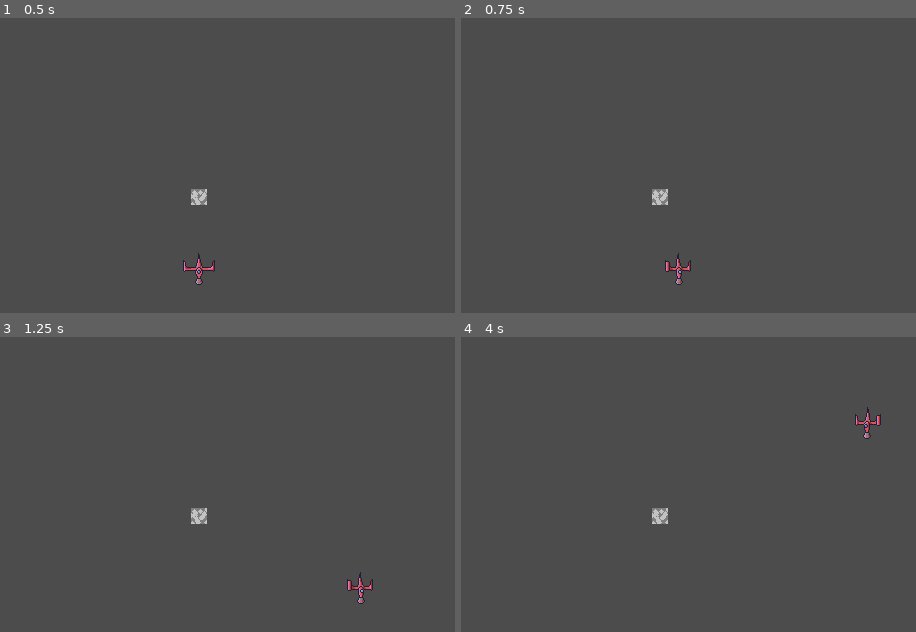
Above: before the commit, frames 1-4 (two rows, left to right).
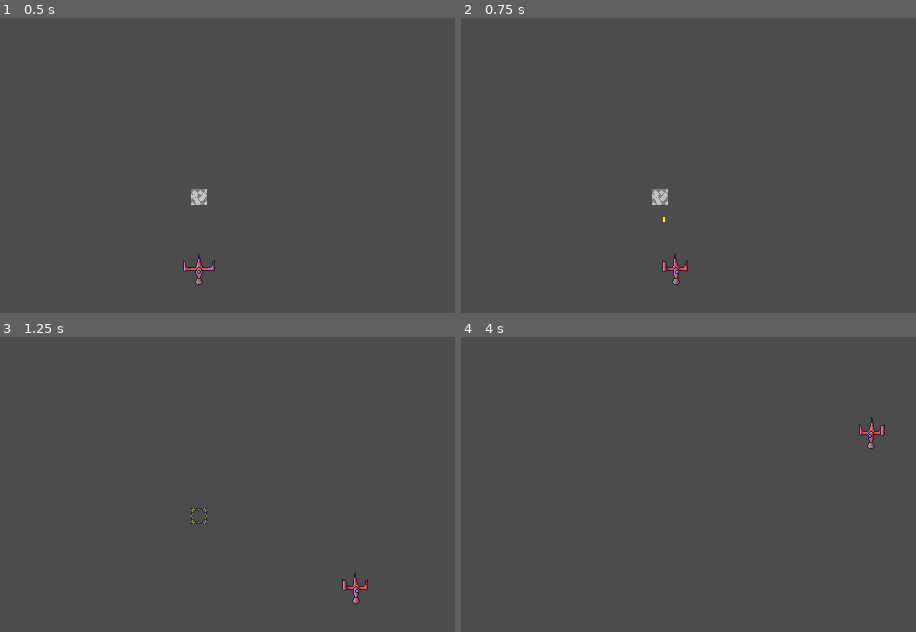
Above: after the commit, the same moments.

Repository: asge1775/Galaga
Game: Godot game, scene res://Scenes/mainD.tscn
Same seed, same stepped clock (60 frames per second), same inputs: the game is played once before the commit and once after it.
Inputs:
- Up to frame 1 (0.5 s): no input
- Up to frame 2 (0.75 s): tap Enter at 0.5 s; hold Right (ui_right) from 0.53 s (still down); tap Space (ui_action, bound only after the commit) at 0.6 s
- Up to frame 3 (1.25 s): keep holding Right (ui_right)
- Up to frame 4 (4 s): release Right (ui_right) at 1.28 s; hold Down (ui_down) 1.28-2.03 s; tap Space (ui_action, bound only after the commit) at 1.35, 2, 2.1, 2.85, 3.5, 3.6 s; hold Right (ui_right) 2.03-2.78 s; tap Enter at 2.75 s; hold Up (ui_up) 2.78-3.53 s; hold Left (ui_left) from 3.53 s (still down)

Frame 1 is identical in both runs. In frame 2, 0.3% of the frame differs, in the area x 44-51%, y 67-91%; in frame 3, 0.5%; in frame 4, 0.6%, in the area x 41-94%, y 23-64%.

Commit message:
Pew Pew

Diff:
--- /dev/null
+++ b/Effects/ExplosionEffect.gd
@@ -0,0 +1,13 @@
+extends Node2D
+
+onready var animatedSprite = $AnimatedSprite
+
+func _ready():
+	animatedSprite.frame = 0
+	animatedSprite.play("Animate")
+
+
+
+
+func _on_AnimatedSprite_animation_finished():
+	queue_free()
--- /dev/null
+++ b/Effects/ExplosionEffect.tscn
@@ -0,0 +1,45 @@
+[gd_scene load_steps=10 format=2]
+
+[ext_resource path="res://Effects/Explosion.png" type="Texture" id=1]
+[ext_resource path="res://Effects/ExplosionEffect.gd" type="Script" id=2]
+
+[sub_resource type="AtlasTexture" id=1]
+atlas = ExtResource( 1 )
+region = Rect2( 0, 0, 16, 16 )
+
+[sub_resource type="AtlasTexture" id=2]
+atlas = ExtResource( 1 )
+region = Rect2( 16, 0, 16, 16 )
+
+[sub_resource type="AtlasTexture" id=3]
+atlas = ExtResource( 1 )
+region = Rect2( 32, 0, 16, 16 )
+
+[sub_resource type="AtlasTexture" id=4]
+atlas = ExtResource( 1 )
+region = Rect2( 48, 0, 16, 16 )
+
+[sub_resource type="AtlasTexture" id=5]
+atlas = ExtResource( 1 )
+region = Rect2( 64, 0, 16, 16 )
+
+[sub_resource type="AtlasTexture" id=6]
+atlas = ExtResource( 1 )
+region = Rect2( 80, 0, 16, 16 )
+
+[sub_resource type="SpriteFrames" id=7]
+animations = [ {
+"frames": [ SubResource( 1 ), SubResource( 2 ), SubResource( 3 ), SubResource( 4 ), SubResource( 5 ), SubResource( 6 ) ],
+"loop": false,
+"name": "Animate",
+"speed": 12.0
+} ]
+
+[node name="ExplosionEffect" type="Node2D"]
+script = ExtResource( 2 )
+
+[node name="AnimatedSprite" type="AnimatedSprite" parent="."]
+frames = SubResource( 7 )
+animation = "Animate"
+frame = 5
+[connection signal="animation_finished" from="AnimatedSprite" to="." method="_on_AnimatedSprite_animation_finished"]
--- a/Enviroment/Astroid.gd
+++ b/Enviroment/Astroid.gd
@@ -1,16 +1,13 @@
 extends Node2D
 
+func create_explosion_effect():
+	var world = get_tree().current_scene
+	var ExplosionEffect = load("res://Effects/ExplosionEffect.tscn")
+	var explosionEffect = ExplosionEffect.instance()
 
-# Declare member variables here. Examples:
-# var a = 2
-# var b = "text"
+	world.add_child(explosionEffect)
+	explosionEffect.global_position = global_position
 
-
-# Called when the node enters the scene tree for the first time.
-func _ready():
-	pass # Replace with function body.
-
-
-# Called every frame. 'delta' is the elapsed time since the previous frame.
-#func _process(delta):
-#	pass
+func _on_Hurtbox_area_entered(area):
+	create_explosion_effect()
+	queue_free()
--- a/Enviroment/Astroid.tscn
+++ b/Enviroment/Astroid.tscn
@@ -17,5 +17,6 @@
 
 [node name="CollisionShape2D" parent="Hurtbox" index="0"]
 shape = SubResource( 1 )
+[connection signal="area_entered" from="Hurtbox" to="." method="_on_Hurtbox_area_entered"]
 
 [editable path="Hurtbox"]
--- a/Player/Shootie.gd
+++ b/Player/Shootie.gd
@@ -1 +1,12 @@
-extends Node2D
+extends KinematicBody2D
+
+var speed = 500
+var velocity = Vector2.ZERO
+
+
+func _physics_process(delta):
+	velocity.y = speed * -1
+	move_and_slide(velocity)
+
+func _on_VisibilityNotifier2D_screen_exited():
+	queue_free()
--- a/Player/Shootie.tscn
+++ b/Player/Shootie.tscn
@@ -7,8 +7,11 @@
 [sub_resource type="RectangleShape2D" id=1]
 extents = Vector2( 1, 3 )
 
-[node name="Shootie" type="Node2D"]
+[node name="Shootie" type="KinematicBody2D"]
 script = ExtResource( 3 )
+
+[node name="VisibilityNotifier2D" type="VisibilityNotifier2D" parent="."]
+rect = Rect2( -1, -2.5, 2, 5 )
 
 [node name="Sprite" type="Sprite" parent="."]
 texture = ExtResource( 2 )
@@ -17,5 +20,7 @@
 
 [node name="CollisionShape2D" parent="Shootbox" index="0"]
 shape = SubResource( 1 )
+[connection signal="screen_exited" from="VisibilityNotifier2D" to="." method="_on_VisibilityNotifier2D_screen_exited"]
+[connection signal="body_entered" from="Shootbox" to="." method="_on_Shootbox_body_entered"]
 
 [editable path="Shootbox"]
--- a/Player/player.gd
+++ b/Player/player.gd
@@ -13,7 +13,8 @@
 
 enum{
 	MOVE,
-	ROLL
+	ROLL,
+	SHOOT
 }
 
 var velocity = Vector2.ZERO
@@ -25,6 +26,8 @@
 			moveState(delta)
 		ROLL:
 			rollState(delta)
+		SHOOT:
+			shootState(delta)
 
 func moveState(delta):
 		# Calculerer input og hatighed
@@ -50,10 +53,22 @@
 
 	if Input.is_action_just_pressed("ui_roll"):
 		state = ROLL
+	if Input.is_action_just_pressed("ui_action"):
+		state = SHOOT
 
 func rollState(delta):
 	animationState.travel("Roll")
 	move_and_slide(velocity)
 
+func shootState(delta):
+	var world = get_tree().current_scene
+	var Shootie = load("res://Player/Shootie.tscn")
+	var shootie = Shootie.instance()
+
+	world.add_child(shootie)
+	shootie.global_position = global_position
+
+	state = MOVE
+
 func rollStateFin():
 	state = MOVE
--- a/Scenes/mainD.tscn
+++ b/Scenes/mainD.tscn
@@ -4,39 +4,35 @@
 [ext_resource path="res://Enviroment/Astroid.tscn" type="PackedScene" id=2]
 
 [sub_resource type="SegmentShape2D" id=1]
-a = Vector2( -216, -144 )
-b = Vector2( -216, 208 )
+a = Vector2( -24, -24 )
+b = Vector2( -24, 328 )
 
 [sub_resource type="SegmentShape2D" id=2]
-a = Vector2( -24, 312 )
-b = Vector2( 536, 312 )
+a = Vector2( -24, 328 )
+b = Vector2( 536, 328 )
 
 [sub_resource type="SegmentShape2D" id=3]
-a = Vector2( 520, -24 )
-b = Vector2( 520, 328 )
+a = Vector2( 536, -24 )
+b = Vector2( 536, 328 )
 
 [sub_resource type="SegmentShape2D" id=4]
-a = Vector2( -24, -8 )
-b = Vector2( 536, -8 )
+a = Vector2( -24, -24 )
+b = Vector2( 536, -24 )
 
 [node name="Node2D" type="Node2D"]
 
 [node name="Border" type="StaticBody2D" parent="."]
 
 [node name="WestBorder" type="CollisionShape2D" parent="Border"]
-position = Vector2( 192, 120 )
 shape = SubResource( 1 )
 
 [node name="SouthBorder" type="CollisionShape2D" parent="Border"]
-position = Vector2( 0, 16 )
 shape = SubResource( 2 )
 
 [node name="EastBorder" type="CollisionShape2D" parent="Border"]
-position = Vector2( 16, 0 )
 shape = SubResource( 3 )
 
 [node name="NorthBorder" type="CollisionShape2D" parent="Border"]
-position = Vector2( 0, -16 )
 shape = SubResource( 4 )
 
 [node name="player" parent="." instance=ExtResource( 1 )]
--- a/project.godot
+++ b/project.godot
@@ -62,12 +62,26 @@
 , Object(InputEventKey,"resource_local_to_scene":false,"resource_name":"","device":0,"alt":false,"shift":false,"control":false,"meta":false,"command":false,"pressed":false,"scancode":83,"unicode":0,"echo":false,"script":null)
  ]
 }
+ui_home={
+"deadzone": 0.5,
+"events": [  ]
+}
+ui_end={
+"deadzone": 0.5,
+"events": [  ]
+}
 ui_roll={
 "deadzone": 0.5,
 "events": [ Object(InputEventKey,"resource_local_to_scene":false,"resource_name":"","device":0,"alt":false,"shift":false,"control":false,"meta":false,"command":false,"pressed":false,"scancode":16777237,"unicode":0,"echo":false,"script":null)
 , Object(InputEventJoypadButton,"resource_local_to_scene":false,"resource_name":"","device":0,"button_index":6,"pressure":0.0,"pressed":false,"script":null)
  ]
 }
+ui_action={
+"deadzone": 0.5,
+"events": [ Object(InputEventKey,"resource_local_to_scene":false,"resource_name":"","device":0,"alt":false,"shift":false,"control":false,"meta":false,"command":false,"pressed":false,"scancode":32,"unicode":0,"echo":false,"script":null)
+, Object(InputEventJoypadButton,"resource_local_to_scene":false,"resource_name":"","device":0,"button_index":7,"pressure":0.0,"pressed":false,"script":null)
+ ]
+}
 
 [rendering]
 
Binary file added: Effects/Explosion.aseprite
Binary file added: Effects/Explosion.png
Not shown, added: Effects/Explosion.png.import
